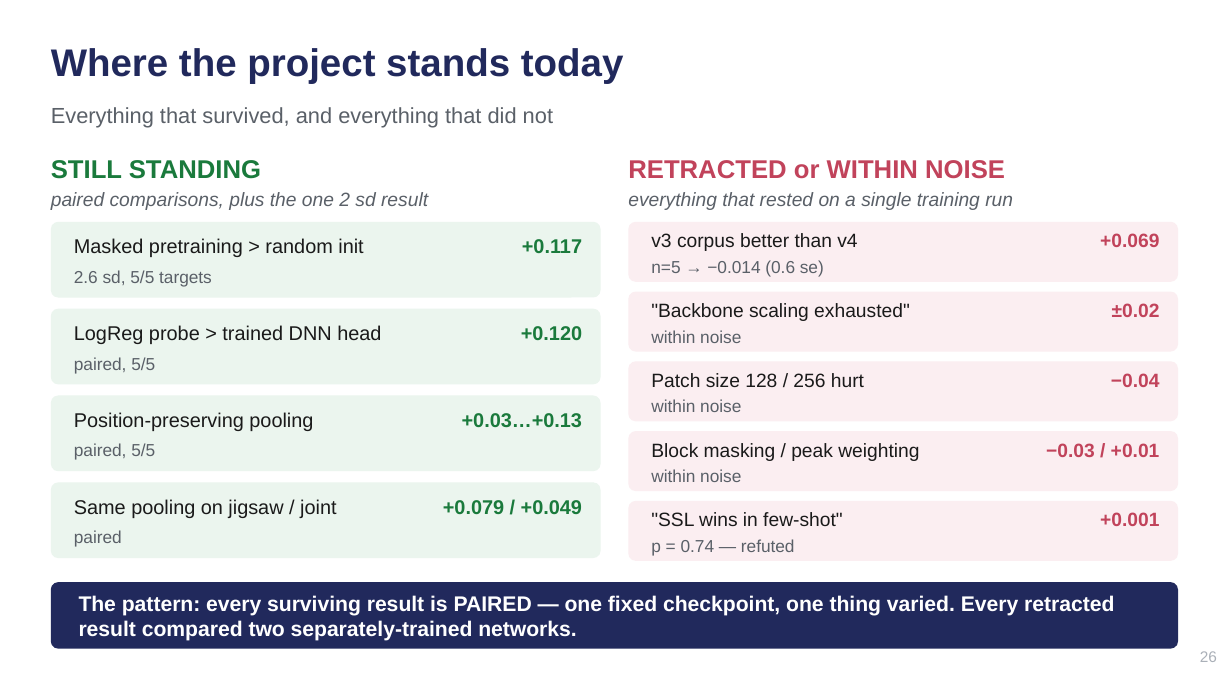
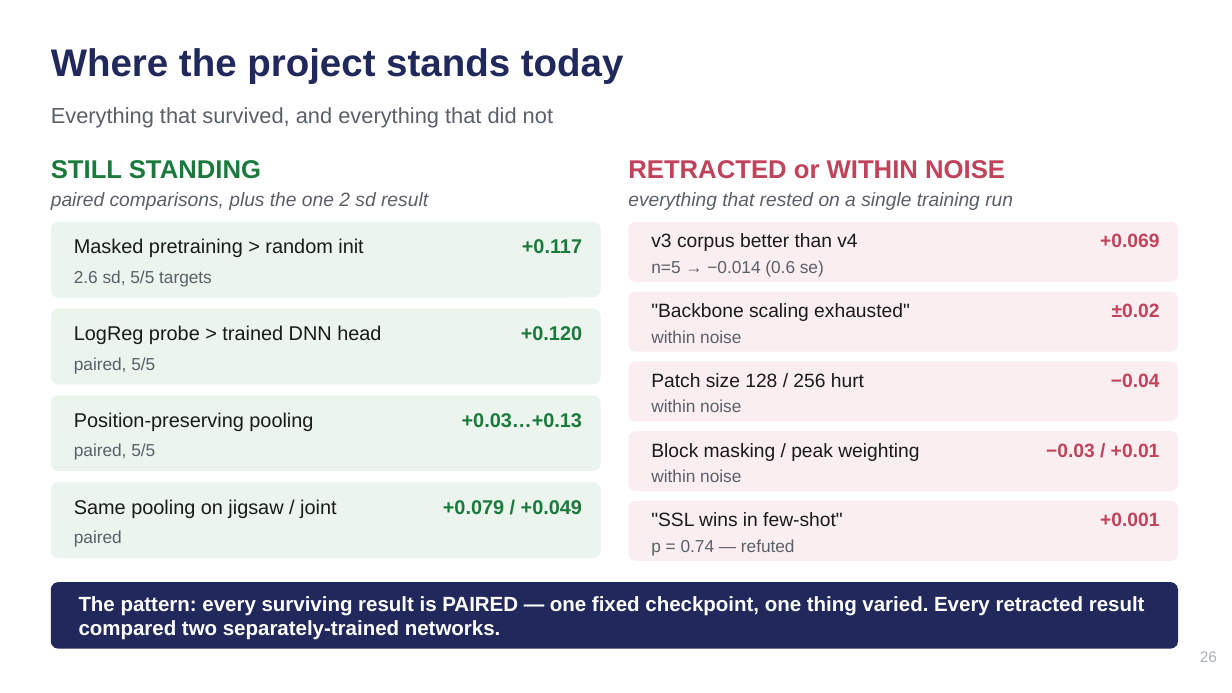
Before and after one commit to rama21094/NMR-Metabolomics-Foundational-Model, a slide deck: slide 26 of docs/Group_Meeting_2026-08-10.pptx. Drawn at 1232x693 pixels with LibreOffice and Linux fonts; fonts in the diff are those of the drawing. Boxes give left, top, right and bottom in pixels: in the first picture for what was removed or moved away, otherwise in the second. Text is boxed around its words. In the diff, an @@ line names an element or a change of style, - is before the commit and + after.

```diff
--- a/docs/Group_Meeting_2026-08-10.pptx
+++ b/docs/Group_Meeting_2026-08-10.pptx
@@ text "The pattern: every surviving result ..." at <box>79,596,1145,640</box>: size 16.5 to 16 pt @@
```
Also in this commit, not shown: 6 other slides changed, 5 other files.
